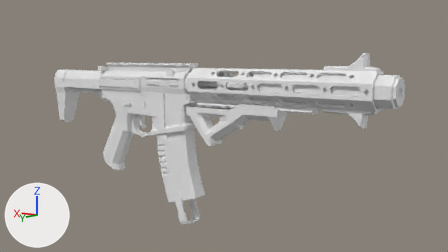
A saved change to the Blender file HoneyBadger.blend.
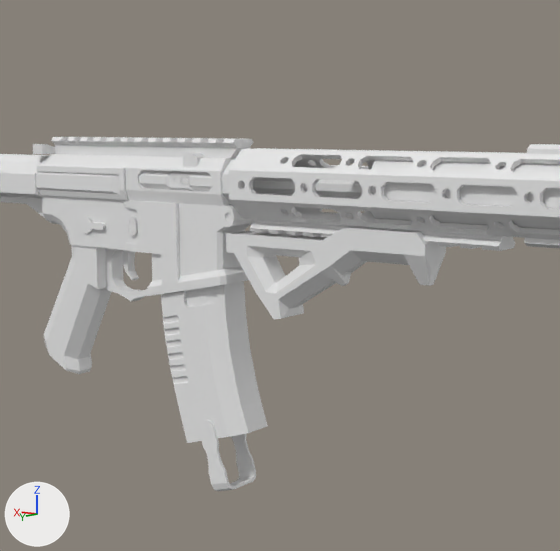
Old and new are each drawn from the file's camera 'Camera' and again close up on the part from 18% to 76% of the width and 0% to 100% of the height. The lights are fixed; the arrows at lower left show +X, +Y and +Z.
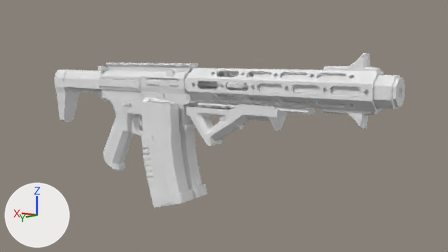
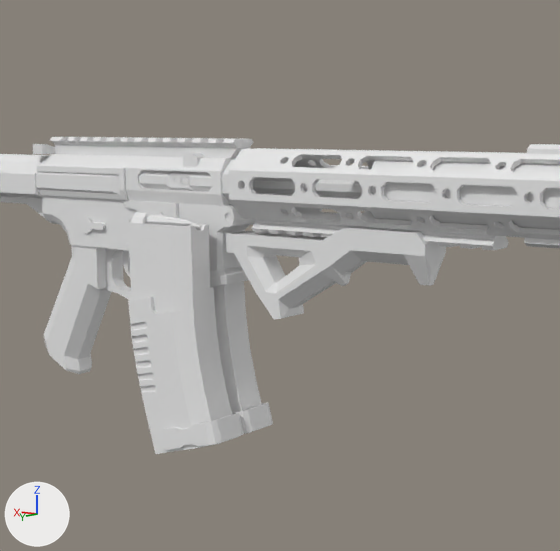
Pixel boxes [x1, y1, x2, y2] of what changed, in the close-ups (560 x 551 px; the box of a moved part takes in the faces that stretch with it):
'Cube.003', added
    after: [128, 211, 244, 454]
'Cube.002', reshaped
    before: [161, 282, 268, 491]
    after: [210, 282, 273, 434]
part 1 of me_cube_007, moved or reshaped
    before: [199, 419, 256, 491]
    after: [234, 403, 273, 433]

The change in detail:
me_cube_007 has 568 vertices, 465 faces and spans x -4.2..2.4, y -1.3..1.3, z -10.8..5.4.
me_cube_007 is used by ob_cube_002; location (0.41, 0.0, -0.36); scale (0.196, 0.196, 0.196).
me_cube_007 part 1: the loose piece of 80 vertices spanning x -3.1..-0.8, y -1.3..1.3, z -10.8..-6.5 is turned 88.4 degrees about the y axis through its middle, then moved by (-0.4, 0.0, 2.0).
Mesh me_cube_002 is new.
It has 568 vertices, 465 faces and spans x -4.53..2.42, y -1.29..1.32, z -8.33..5.4.
Object 'Cube.003' (ob_cube_003) is new; it shows me_cube_002.
Its location is (0.41, 0.52, -0.36).
Its scale is (0.196, 0.196, 0.196).
